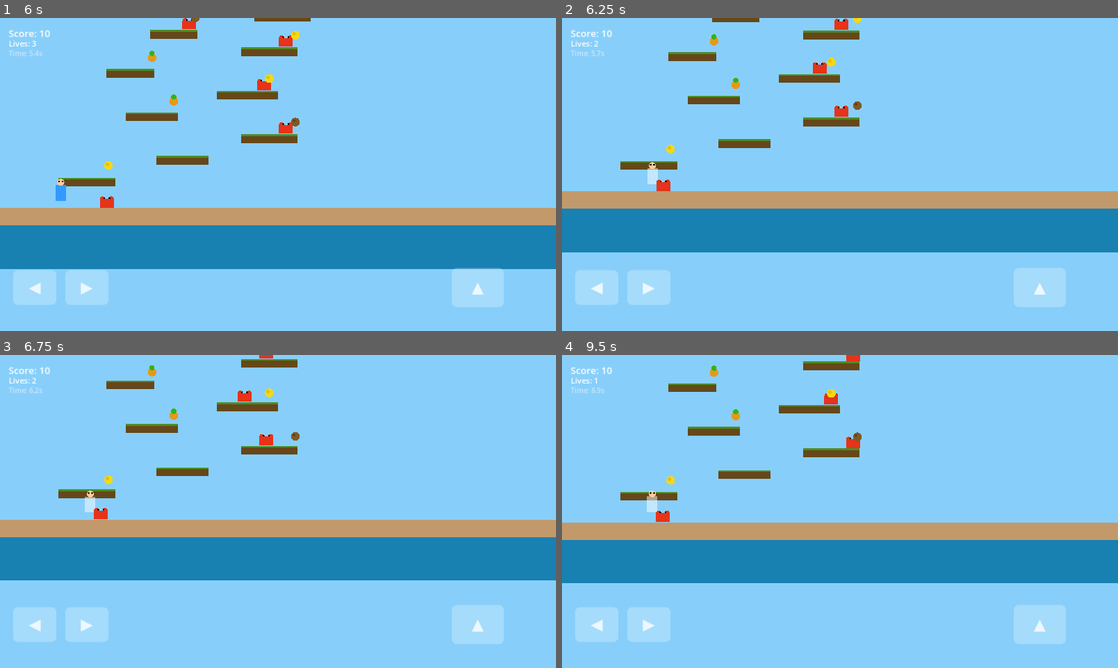
Above: before the commit, frames 1-4 (two rows, left to right).
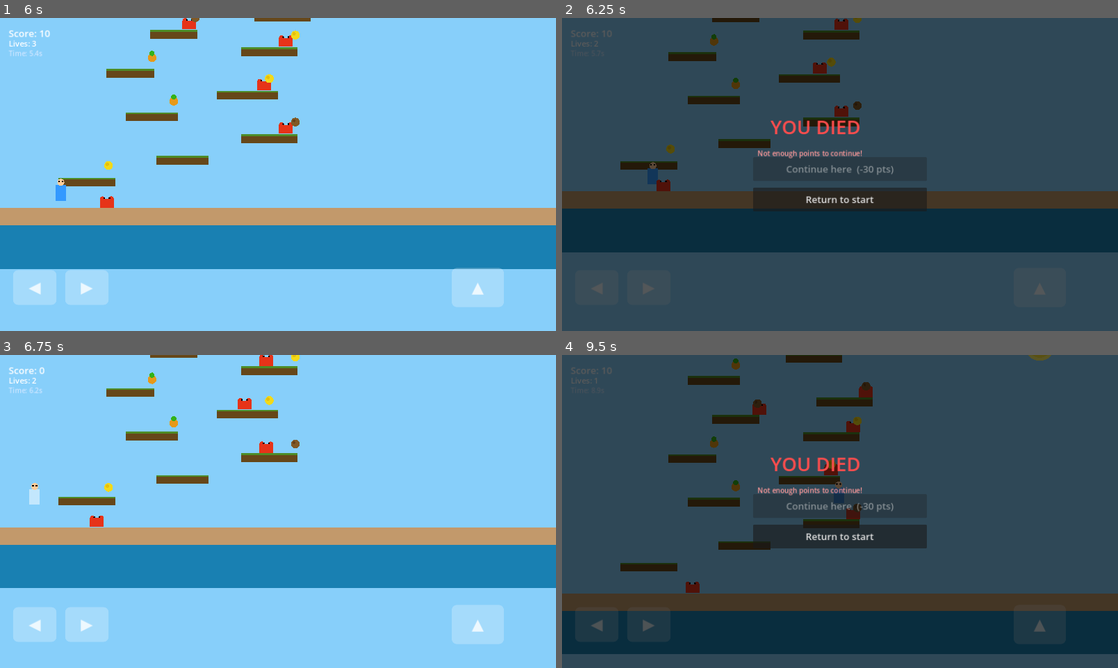
Above: after the commit, the same moments.

Repository: basic-scientia/Tropical-Island-Platformer
Game: Godot game, scene res://main.tscn
Two runs of this game, one before a commit and one after it. Both use one fixed random seed, a clock stepped at 60 frames per second and the inputs below.
Inputs (mouse positions are in pixels of both pictures, inside the frame that each line leads up to):
- Up to frame 1 (6 s): click "START" at 0.5 s; hold Space (jump) 1.28-2.03 s; hold D (move_right) 1.28-2.78 s; tap Space (jump) at 2.1, 2.27, 2.57, 3.6, 3.77, 4.07, 5.1, 5.27, 5.57 s; hold Space (jump) 2.78-3.53 s; hold A (move_left) 2.78-5.03 s; hold Space (jump) 4.28-5.03 s; hold D (move_right) from 5.03 s (still down); hold Space (jump) from 5.78 s (still down)
- Up to frame 2 (6.25 s): keep holding D (move_right); keep holding Space (jump)
- Up to frame 3 (6.75 s): release D (move_right) at 6.5 s; release Space (jump) at 6.5 s; click (278, 536) at 6.5 s, where only the run after the commit has a clickable "Return to start"
- Up to frame 4 (9.5 s): hold D (move_right) from 7.28 s (still down); tap Space (jump) at 7.35, 7.52, 7.82, 8.85, 9.02, 9.32 s; hold Space (jump) 8.03-8.78 s

Frame 1 is identical in both runs. In frame 2, 100% of the frame differs, in the area x 0-100%, y 0-100%; in frame 3, 12%; in frame 4, 100%.

Commit message:
Add death choice screen: continue (costs pts) or return to start

Diff:
--- a/main.gd
+++ b/main.gd
@@ -12,6 +12,8 @@
 var won = false
 var game_started = false
 var start_time = 0
+var continue_cost = 30
+var death_pos = Vector2()
 
 func _ready():
     _setup_inputs()
@@ -234,6 +236,7 @@
     player.add_child(collision)
     player.lives_changed.connect(_on_player_lives_changed)
     player.score_changed.connect(_on_player_score_changed)
+    player.death_occurred.connect(_on_death_occurred)
     add_child(player)
 
 func _on_player_lives_changed(lives):
@@ -243,6 +246,76 @@
 func _on_player_score_changed(score):
     if hud:
         hud.update_score(score)
+
+func _on_death_occurred(lives_left, pos):
+    death_pos = pos
+    _show_death_screen()
+
+func _show_death_screen():
+    var overlay = CanvasLayer.new()
+    overlay.name = "DeathScreen"
+
+    var bg = ColorRect.new()
+    bg.color = Color(0, 0, 0, 0.65)
+    bg.size = Vector2(SCREEN_W, SCREEN_H)
+    bg.position = Vector2.ZERO
+    overlay.add_child(bg)
+
+    var msg = Label.new()
+    msg.text = "YOU DIED"
+    msg.position = Vector2(480, 220)
+    msg.add_theme_font_size_override("font_size", 44)
+    msg.add_theme_color_override("font_color", Color(1, 0.3, 0.3))
+    overlay.add_child(msg)
+
+    var can_afford = player and player.score >= continue_cost
+
+    var continue_btn = Button.new()
+    continue_btn.text = "Continue here  (-" + str(continue_cost) + " pts)"
+    continue_btn.position = Vector2(440, 320)
+    continue_btn.size = Vector2(400, 55)
+    continue_btn.add_theme_font_size_override("font_size", 22)
+    continue_btn.disabled = not can_afford
+    continue_btn.pressed.connect(_on_death_continue)
+    overlay.add_child(continue_btn)
+
+    var restart_btn = Button.new()
+    restart_btn.text = "Return to start"
+    restart_btn.position = Vector2(440, 390)
+    restart_btn.size = Vector2(400, 55)
+    restart_btn.add_theme_font_size_override("font_size", 22)
+    restart_btn.pressed.connect(_on_death_restart)
+    overlay.add_child(restart_btn)
+
+    if not can_afford:
+        var sorry = Label.new()
+        sorry.text = "Not enough points to continue!"
+        sorry.position = Vector2(450, 300)
+        sorry.add_theme_font_size_override("font_size", 16)
+        sorry.add_theme_color_override("font_color", Color(1, 0.6, 0.6))
+        overlay.add_child(sorry)
+
+    add_child(overlay)
+
+func _on_death_continue():
+    if player and player.score >= continue_cost:
+        player.score -= continue_cost
+        continue_cost += 10
+        player.score_changed.emit(player.score)
+        player.respawn(death_pos)
+    var ds = get_node_or_null("DeathScreen")
+    if ds:
+        ds.queue_free()
+
+func _on_death_restart():
+    if player:
+        player.score = 0
+        continue_cost = 30
+        player.score_changed.emit(player.score)
+        player.respawn(Vector2(80, 580))
+    var ds = get_node_or_null("DeathScreen")
+    if ds:
+        ds.queue_free()
 
 func _create_camera():
     camera = Camera2D.new()
--- a/player.gd
+++ b/player.gd
@@ -10,9 +10,11 @@
 var invincible = false
 var facing_right = true
 var can_double_jump = true
+var frozen = false
 
 signal lives_changed(new_lives)
 signal score_changed(new_score)
+signal death_occurred(lives_left, death_position)
 
 func _ready():
     add_to_group("player")
@@ -25,6 +27,8 @@
     draw_circle(Vector2(4, -SIZE.y - 8), 2, Color(0, 0, 0))
 
 func _physics_process(delta):
+    if frozen:
+        return
     if not is_on_floor():
         velocity.y += GRAVITY * delta
 
@@ -36,8 +40,6 @@
         velocity.x = move_toward(velocity.x, 0, SPEED)
 
     var just_pressed = Input.is_action_just_pressed("jump")
-    var held = Input.is_action_pressed("jump")
-
     if just_pressed:
         if is_on_floor():
             velocity.y = JUMP_VELOCITY
@@ -75,9 +77,17 @@
     lives -= 1
     lives_changed.emit(lives)
     if lives <= 0:
+        frozen = true
         await get_tree().create_timer(0.5).timeout
         get_tree().reload_current_scene()
     else:
-        invincible = true
-        await get_tree().create_timer(2.0).timeout
-        invincible = false
+        death_occurred.emit(lives, global_position)
+        frozen = true
+
+func respawn(pos):
+    global_position = pos
+    velocity = Vector2.ZERO
+    invincible = true
+    frozen = false
+    await get_tree().create_timer(2.0).timeout
+    invincible = false
